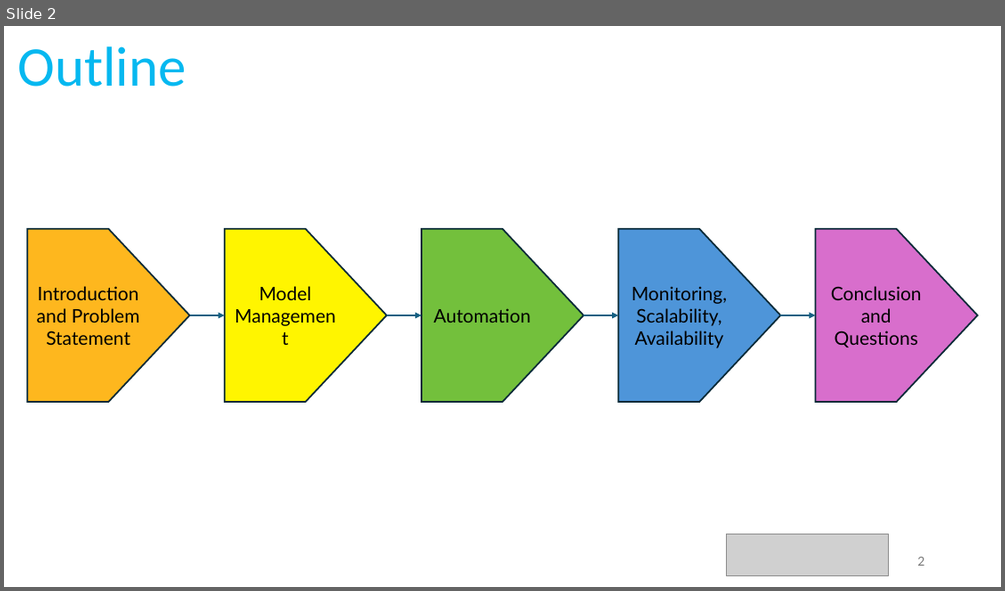
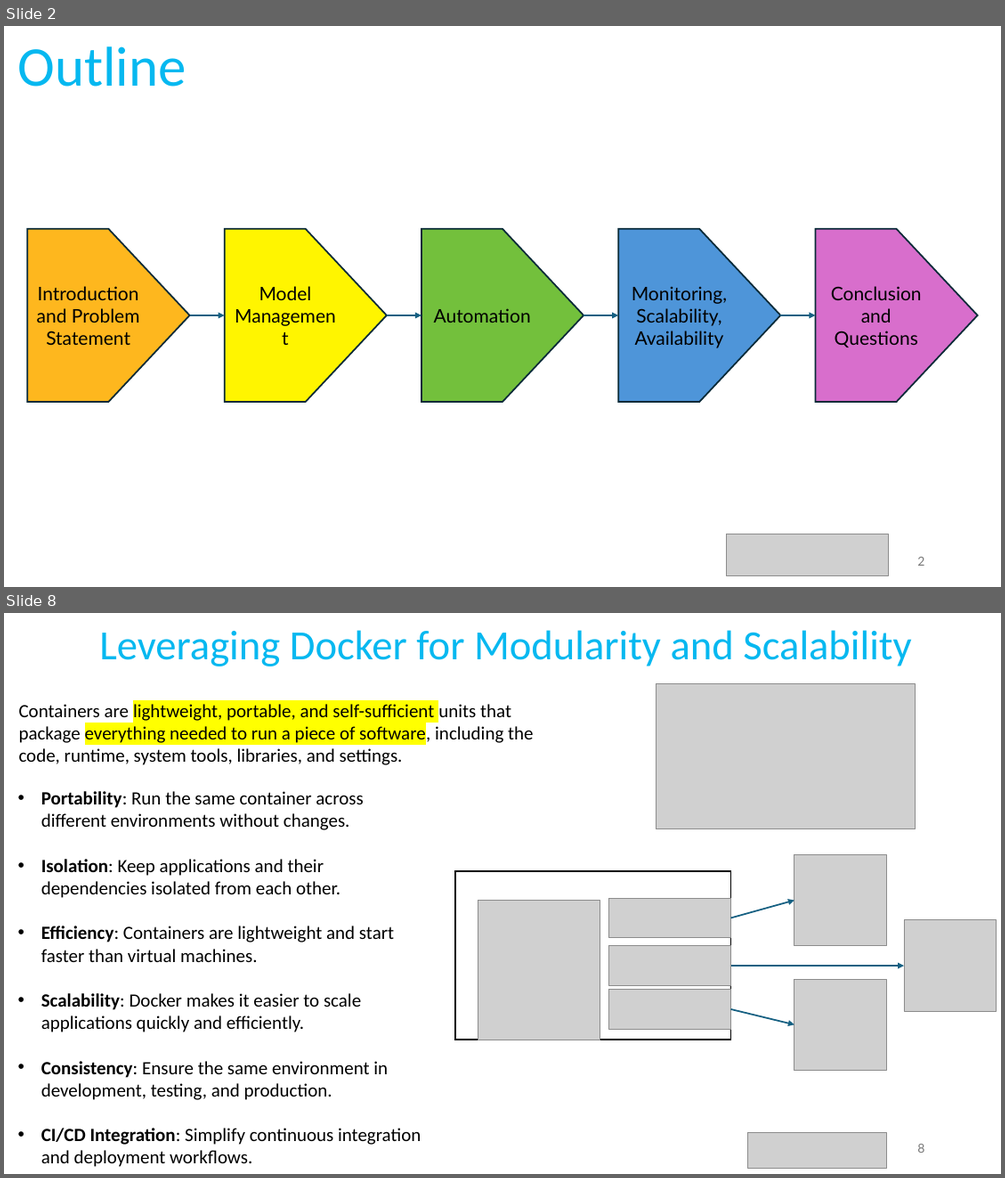
Before and after one commit to ShayanCanty/CaseStudy, a slide deck: casestudy.pptx. Shown one above the other, each under a label of ours: slide 2 before the commit, slides 2 and 8 after it; the slides between them are not shown. The pictures are 1005x591 and 1005x1178 pixels, drawn with LibreOffice and Linux fonts; fonts in the diff are those of the drawing; grey boxes stand for pictures. Boxes give left, top, right and bottom in pixels: in the first picture for what was removed or moved away, otherwise in the second. Text is boxed around its words. In the diff, an @@ line names an element or a change of style, - is before the commit and + after.

```diff
--- a/casestudy.pptx
+++ b/casestudy.pptx
@@ slide 8 added at bbox=[4, 613, 1001, 1174], background #FFFFFF @@
@@ text added at bbox=[99, 630, 911, 666], 40 pt, text #06B8F0 @@
+Leveraging Docker for Modularity and Scalability
@@ picture added at bbox=[655, 683, 914, 829] @@
@@ text added at bbox=[19, 704, 533, 765], 18 pt, text #000000 @@
+Containers are lightweight, portable, and self-sufficient units that package everything needed to run a piece of software, including the code, runtime, system tools, libraries, and settings.
@@ text added at bbox=[41, 791, 421, 1167], 18 pt, text #000000 @@
+• Portability: Run the same container across different environments without changes.
+• Isolation: Keep applications and their dependencies isolated from each other.
+• Efficiency: Containers are lightweight and start faster than virtual machines.
+• Scalability: Docker makes it easier to scale applications quickly and efficiently.
+• Consistency: Ensure the same environment in development, testing, and production.
+• CI/CD Integration: Simplify continuous integration and deployment workflows.
@@ rectangle added at bbox=[455, 872, 731, 1040], fill #FFFFFF, outline #000000 1.5 pt @@
@@ picture added at bbox=[794, 854, 886, 946] @@
@@ picture added at bbox=[478, 900, 600, 1040] @@
@@ picture added at bbox=[609, 898, 731, 938] @@
@@ arrow added from (731, 918) to (794, 900), #156082 1.5 pt @@
@@ picture added at bbox=[905, 920, 996, 1012] @@
@@ picture added at bbox=[609, 946, 731, 985] @@
@@ arrow added from (731, 966) to (905, 966), #156082 1.5 pt @@
@@ picture added at bbox=[794, 979, 886, 1070] @@
@@ picture added at bbox=[609, 989, 731, 1029] @@
@@ arrow added from (731, 1009) to (794, 1024), #156082 1.5 pt @@
@@ picture added at bbox=[748, 1133, 886, 1167] @@
@@ page number added at bbox=[917, 1143, 924, 1152], 12 pt, text #797979 @@
+8
```
Also in this commit, not shown: 2 slides changed, 25 other slides added, 1 slide removed.
